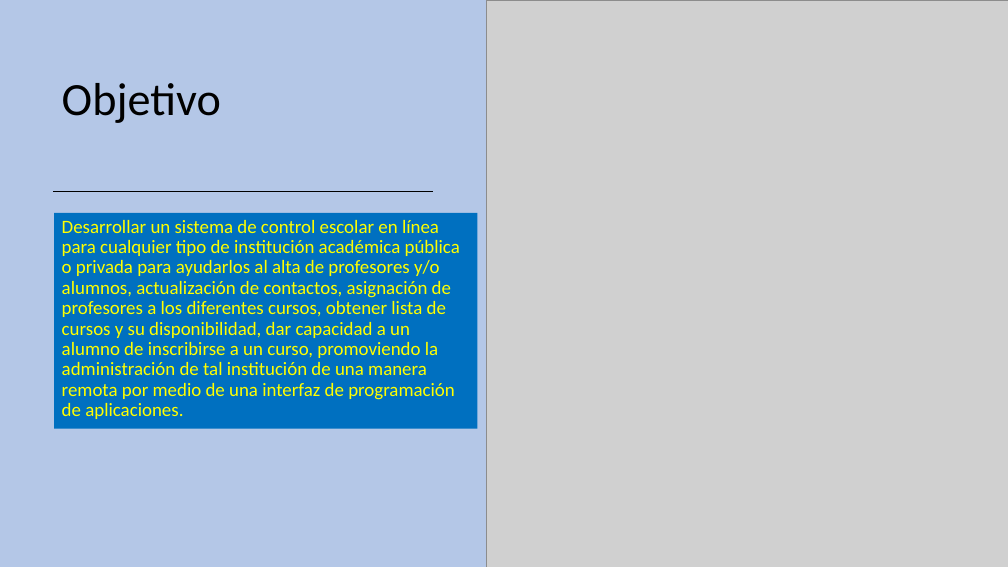
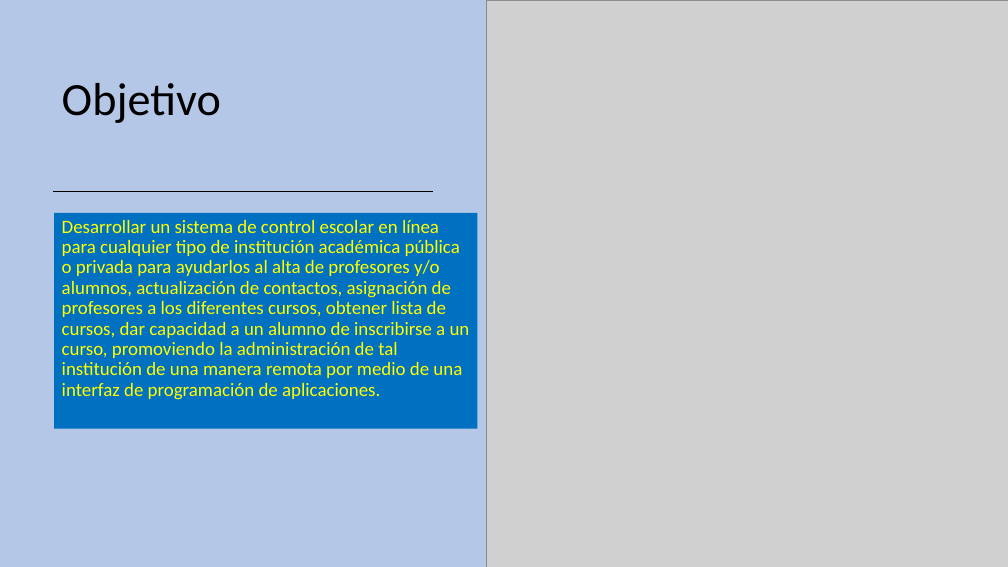
Before and after one commit to CesarFlick/shule-server-repositorio, a slide deck: slide 2 of INSTITUTO POLITÉCNICO NACIONAL.pptx. Drawn at 1008x567 pixels with LibreOffice and Linux fonts; fonts in the diff are those of the drawing; grey boxes stand for pictures. Boxes give left, top, right and bottom in pixels: in the first picture for what was removed or moved away, otherwise in the second. Text is boxed around its words. In the diff, an @@ line names an element or a change of style, - is before the commit and + after.

```diff
--- a/INSTITUTO POLITÉCNICO NACIONAL.pptx
+++ b/INSTITUTO POLITÉCNICO NACIONAL.pptx
@@ text at <box>62,220,470,400</box>: text changed @@
-Desarrollar un sistema de control escolar en línea para cualquier tipo de institución académica pública o privada para ayudarlos al alta de profesores y/o alumnos, actualización de contactos, asignación de profesores a los diferentes cursos, obtener lista de cursos y su disponibilidad, dar capacidad a un alumno de inscribirse a un curso, promoviendo la administración de tal institución de una manera remota por medio de una interfaz de programación de aplicaciones.
+Desarrollar un sistema de control escolar en línea para cualquier tipo de institución académica pública o privada para ayudarlos al alta de profesores y/o alumnos, actualización de contactos, asignación de profesores a los diferentes cursos, obtener lista de cursos, dar capacidad a un alumno de inscribirse a un curso, promoviendo la administración de tal institución de una manera remota por medio de una interfaz de programación de aplicaciones.
```
Also in this commit, not shown: 4 other slides changed, 2 slides removed, 4 other files.
